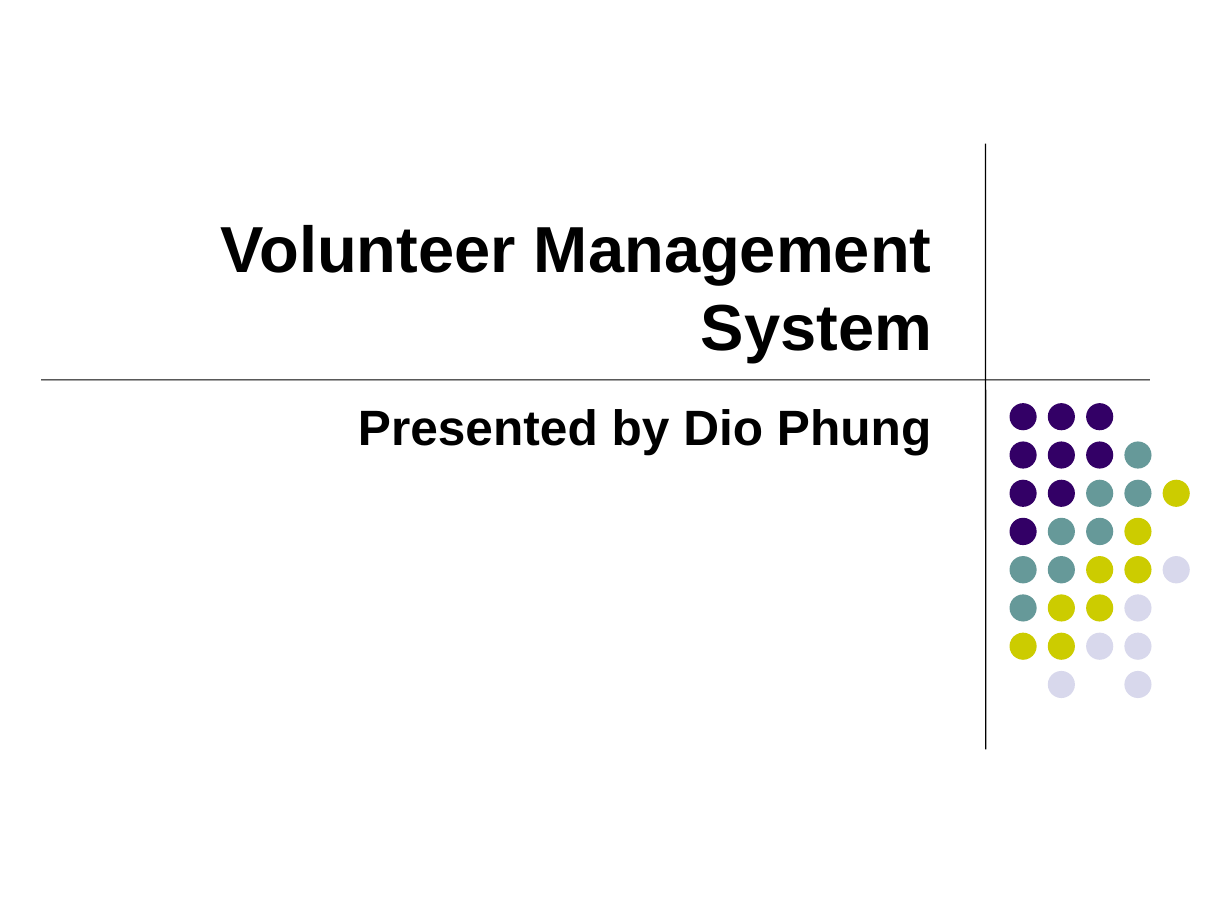
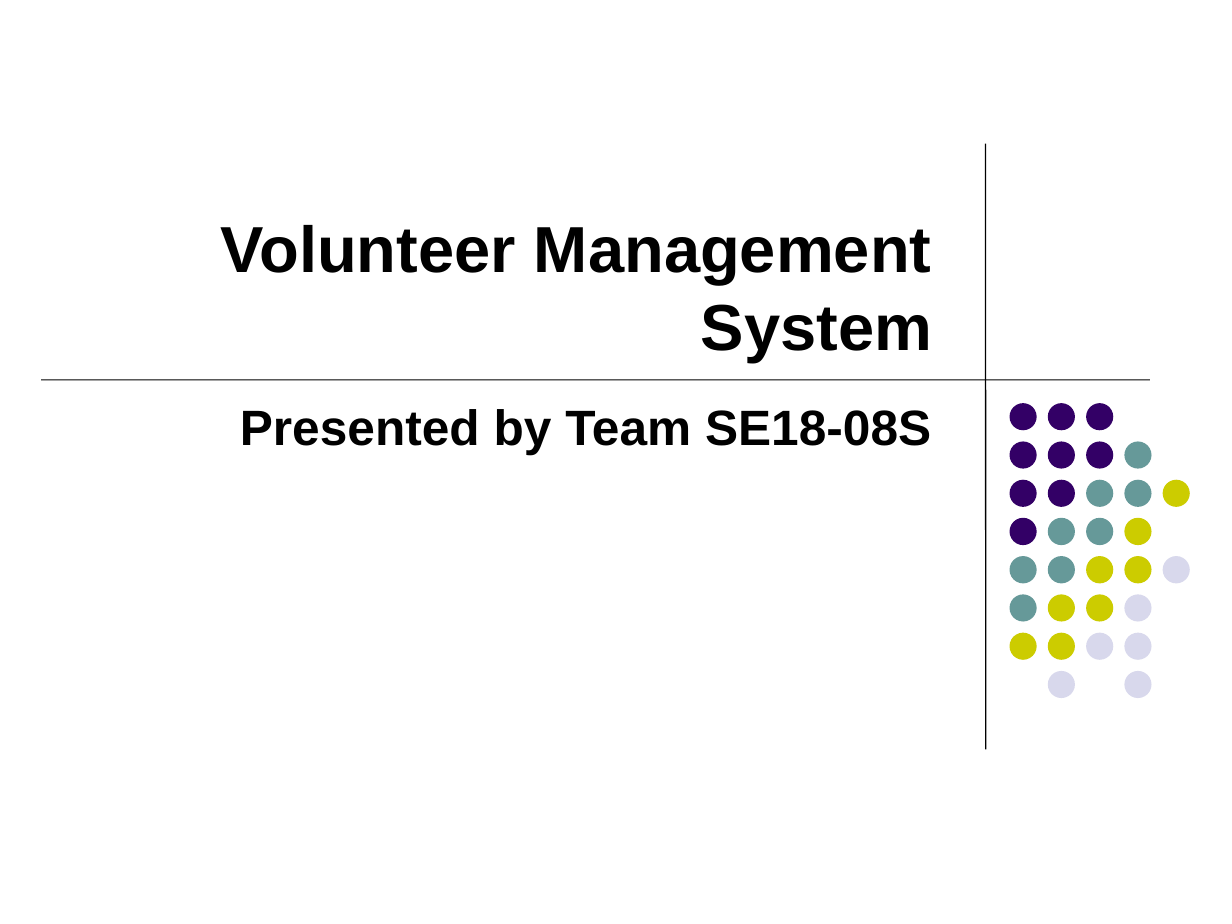
Before and after one commit to imireasa/mtech-se18-t08s, a slide deck: slide 1 of docs/W-9 Working Document/W-9.3 Presentation Slides/Phase1/vms_first_presentation_v0.1a.pptx. Drawn at 1232x924 pixels with LibreOffice and Linux fonts; fonts in the diff are those of the drawing. Boxes give left, top, right and bottom in pixels: in the first picture for what was removed or moved away, otherwise in the second. Text is boxed around its words. In the diff, an @@ line names an element or a change of style, - is before the commit and + after.

```diff
--- a/docs/W-9 Working Document/W-9.3 Presentation Slides/Phase1/vms_first_presentation_v0.1a.pptx
+++ b/docs/W-9 Working Document/W-9.3 Presentation Slides/Phase1/vms_first_presentation_v0.1a.pptx
@@ subtitle at [240,409,931,455]: text changed @@
-Presented by Dio Phung
+Presented by Team SE18-08S
```
Also in this commit, not shown: 3 other slides changed, 1 slide removed.
